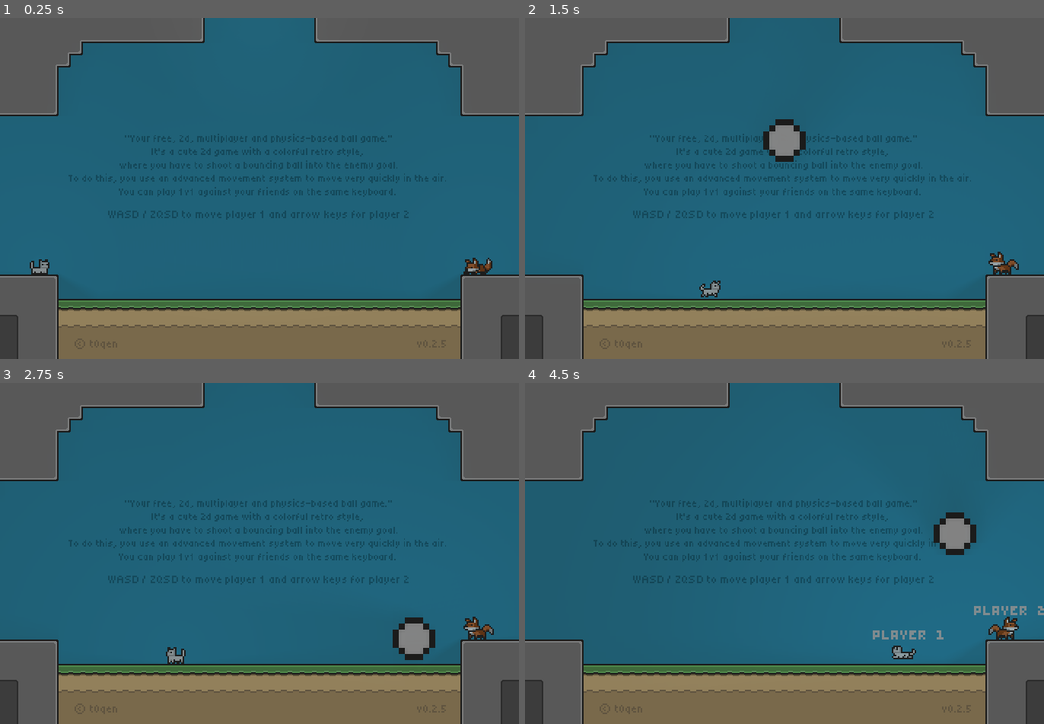
Above: before the commit, frames 1-4 (two rows, left to right).
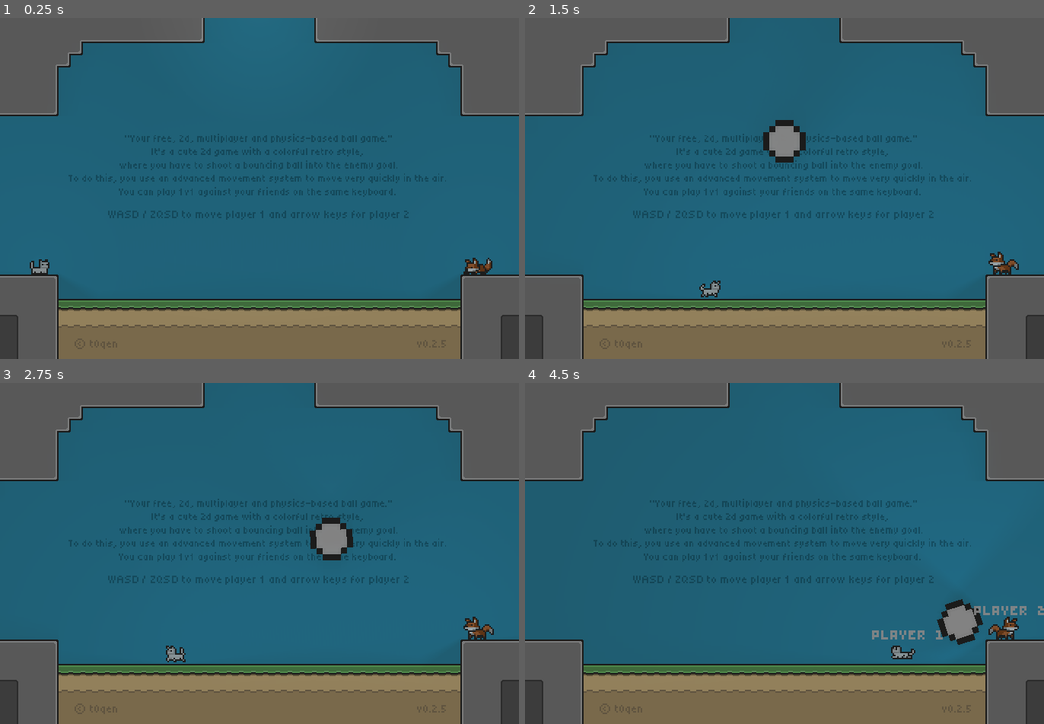
Above: after the commit, the same moments.

Repository: t0qen/juxtra-game
Game: Godot game, scene res://scenes/roots.tscn
Two runs of this game, one before a commit and one after it. Both use one fixed random seed, a clock stepped at 60 frames per second and the inputs below.
Inputs:
- Up to frame 1 (0.25 s): no input
- Up to frame 2 (1.5 s): hold D (move_right_1) from 0.53 s (still down); tap X (dash_1) at 0.6 s; tap Z (jump_1) at 0.77 s; tap Keypad 0 (dash_2) at 1.35 s
- Up to frame 3 (2.75 s): tap Z (jump_1) at 1.52 s; release D (move_right_1) at 2.03 s; hold Q (move_left_1) from 2.03 s (still down); hold Down (down_2) from 2.03 s (still down)
- Up to frame 4 (4.5 s): release Q (move_left_1) at 2.78 s; release Down (down_2) at 2.78 s; hold D (move_right_1) 2.78-4.28 s; tap Left (move_left_2) at 2.85 s; tap Z (jump_1) at 3.02, 3.77 s; tap Right (move_right_2) at 3.6 s; hold Q (move_left_1) from 4.28 s (still down); tap Tab (tab) at 4.35 s

The runs differ from the first frame. In frame 2, less than 0.1% of the frame differs, in the area x 45-55%, y 29-43%; in frame 3, 1.7%; in frame 4, 1.8%, in the area x 27-89%, y 34-82%.

Commit message:
Improved ball's physic

Diff:
--- a/scenes/local_multi.tscn
+++ b/scenes/local_multi.tscn
@@ -596,7 +596,7 @@
 [node name="Light_spawn_ball" type="PointLight2D" parent="Spawn"]
 position = Vector2(0, -272)
 enabled = false
-energy = 0.1
+energy = 0.2
 shadow_color = Color(0, 0, 0, 1)
 shadow_filter = 2
 shadow_filter_smooth = 0.5
--- a/scenes/root_ball.tscn
+++ b/scenes/root_ball.tscn
@@ -5,11 +5,11 @@
 [ext_resource type="Texture2D" uid="uid://c8qw1gilu5mue" path="res://assets/levels/lights/circle_light_1.tres" id="3_2pyro"]
 
 [sub_resource type="PhysicsMaterial" id="PhysicsMaterial_4mlqk"]
-friction = 0.0
-bounce = 2.0
+friction = 0.5
+bounce = 10.0
 
 [sub_resource type="CircleShape2D" id="CircleShape2D_vfq42"]
-radius = 27.0
+radius = 28.0
 
 [sub_resource type="CircleShape2D" id="CircleShape2D_cxlvu"]
 radius = 35.0
@@ -20,13 +20,13 @@
 [node name="Ball" type="RigidBody2D"]
 collision_layer = 2
 collision_mask = 9
-mass = 0.75
+mass = 0.1
 physics_material_override = SubResource("PhysicsMaterial_4mlqk")
 gravity_scale = 2.0
-lock_rotation = true
+center_of_mass_mode = 1
+inertia = 5.0
 contact_monitor = true
 max_contacts_reported = 100
-constant_force = Vector2(0, -0.5)
 script = ExtResource("1_hje8c")
 
 [node name="Sprite" type="Sprite2D" parent="."]
--- a/scenes/scripts/ball.gd
+++ b/scenes/scripts/ball.gd
@@ -2,8 +2,8 @@
 extends RigidBody2D
 
 @export var max_speed: float = 800.0  # Vitesse maximale
-@export var propulsion_force: float = 200.0  # Force de propulsion en l'air
-@export var stop_threshold: float = 50  # Seuil pour considérer que le corps est à l'arrêt
+@export var propulsion_force: float = 20.0  # Force de propulsion en l'air
+@export var stop_threshold: float = 40  # Seuil pour considérer que le corps est à l'arrêt
 var is_on_area_propulsion = false
 
 func _physics_process(delta: float) -> void:
